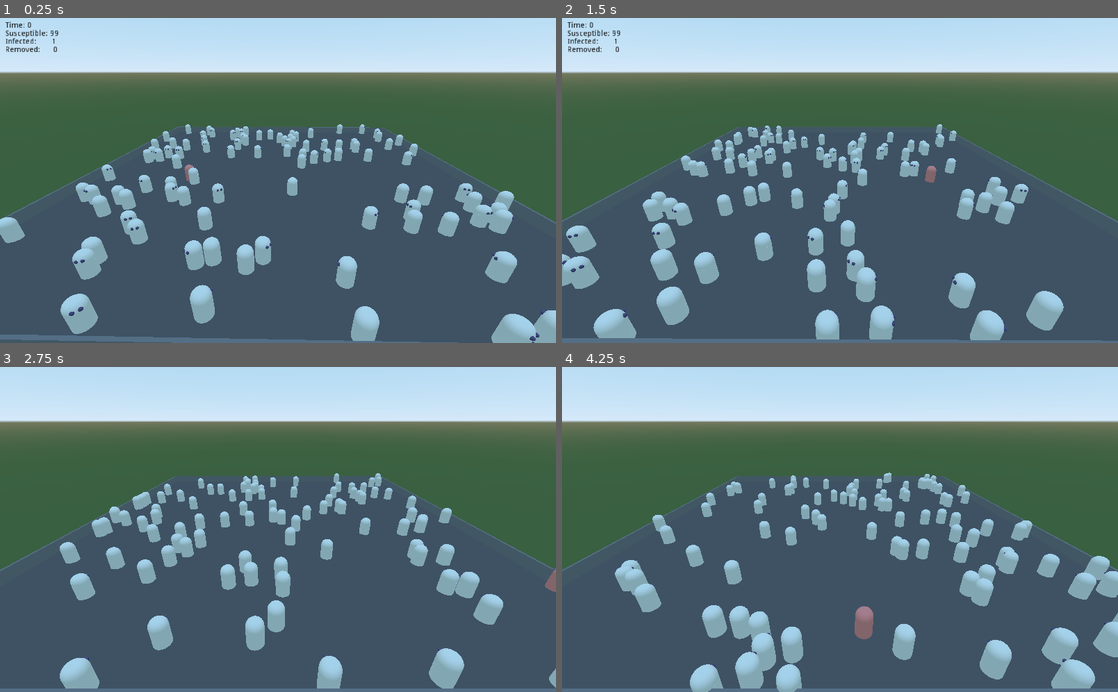
Above: before the commit, frames 1-4 (two rows, left to right).
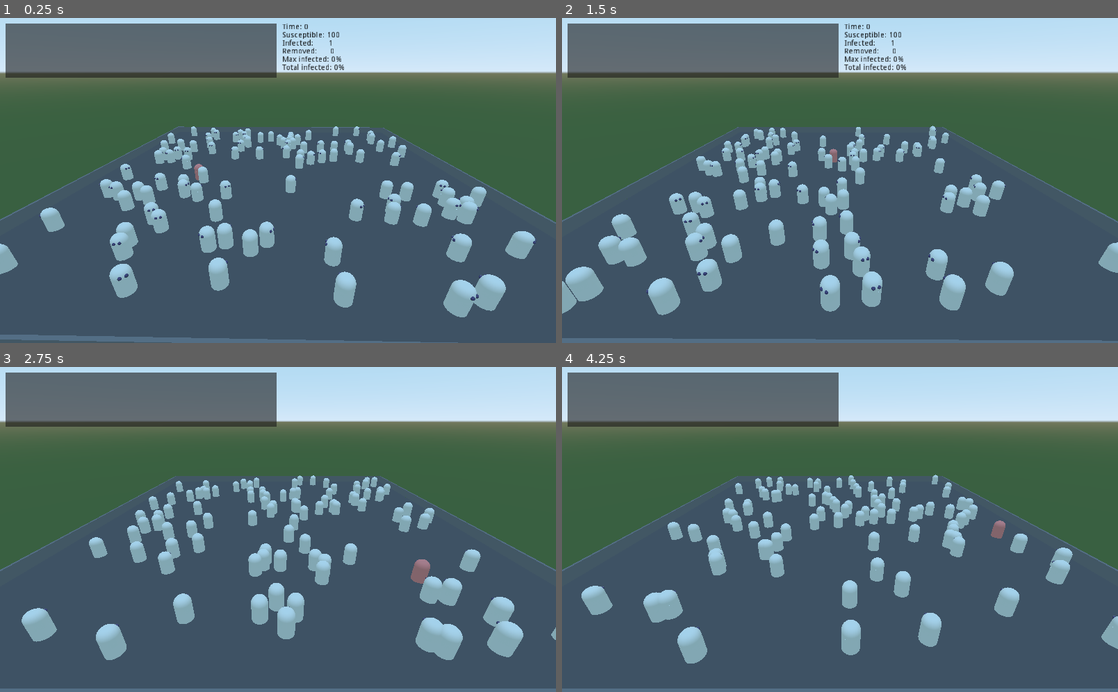
Above: after the commit, the same moments.

Repository: JontePonte/Hattifnatter
Game: Godot game, scene res://Main.tscn
Two runs of this game, one before a commit and one after it. Both use one fixed random seed, a clock stepped at 60 frames per second and the inputs below.
Inputs:
- Up to frame 1 (0.25 s): no input
- Up to frame 2 (1.5 s): tap Enter at 0.5, 1.35 s; hold Enter 0.53-1.28 s
- Up to frame 3 (2.75 s): hold Enter from 2.03 s (still down)
- Up to frame 4 (4.25 s): release Enter at 2.78 s; tap Enter at 2.85 s; hold Enter from 3.53 s (still down)

The runs differ from the first frame. In frame 1, 25% of the frame differs, in the area x 0-100%, y 1-100%; in frame 2, 24%; in frame 3, 23%; in frame 4, 26%, in the area x 1-100%, y 1-100%.

Commit message:
Better graph and information text

Diff:
--- a/GlobalVars.gd
+++ b/GlobalVars.gd
@@ -1,11 +1,8 @@
 extends Node
 
 # Total number of hattifnatts and how many of the start as infected
-var hatt_total_base = 100
-var hatt_inf_start_base = 1
-
-var hatt_total = hatt_total_base
-var hatt_inf_start = hatt_inf_start_base
+var hatt_total = 101
+var hatt_inf_start = 1
 
 # Variables for hattifnatt movement
 var hatt_prob_acc_change_percent = 50
@@ -32,15 +29,23 @@
 var graph_height = 100
 var graph_width = 500
 var graph_column_width = 2
+var graph_marg_x = 10
+var graph_marg_y = 10
 
-var color_graph_sus = Color(0.1,  0.1,  0.1)
-var color_graph_inf = Color(0.8,  0.3,  0.3)
-var color_graph_rem = Color(0.3,  0.3,  0.8)
+var color_graph_sus = Color(0.1,  0.1,  0.1, 0.6)
+var color_graph_inf = Color(0.8,  0.3,  0.3, 0.6)
+var color_graph_rem = Color(0.3,  0.3,  0.8, 0.6)
 
 # Variables for the different hattifnatt states
 var hatt_sus = hatt_total
 var hatt_inf = 0
 var hatt_rem = 0
+
+# Vars for population information
+var inf_percent = 0
+var sus_percent = 0
+var rem_percent = 0
+var inf_percent_max = 0
 
 # Clock variable (count up ~ every second)
 var time = 0
@@ -48,10 +53,6 @@
 # Need this to reset all variables. Probalbly a cleaner solution out there
 func reset_all():
 	# Initial values for simulation
-	hatt_total = hatt_total_base
-	hatt_inf_start = hatt_inf_start_base
-
-	# Variables for the different hattifnatt states
 	hatt_sus = hatt_total
 	hatt_inf = 0
 	hatt_rem = 0
--- a/Main.gd
+++ b/Main.gd
@@ -13,7 +13,9 @@
 		var scene = load("res://Hattifnatt.tscn")
 		var scene_instance = scene.instance()
 		scene_instance.set_name(str(i))
-		scene_instance.translate(Vector3((0.5-randf())*GlobalVars.floor_size_x,0,(0.5-randf())*GlobalVars.floor_size_z))
+		var hatt_pos_x = (0.5-randf()) * GlobalVars.floor_size_x * 0.9
+		var hatt_pos_z = (0.5-randf()) * GlobalVars.floor_size_z * 0.9
+		scene_instance.translate(Vector3(hatt_pos_x, 0, hatt_pos_z))
 		add_child(scene_instance)
 		if i < GlobalVars.hatt_inf_start:
 			scene_instance.become_infected()
@@ -35,3 +37,11 @@
 		# Update graph if not all infected hattifnatts have been removed
 		if not ($Graph.column_counter >= $Graph.column_counter_max and GlobalVars.hatt_inf == 0):
 			$Graph.graph_update()
+
+		# Update the percentent of hattifnatts susceptible and infected
+		GlobalVars.sus_percent = stepify(100 * (float(GlobalVars.hatt_sus) / GlobalVars.hatt_total), 0.1)
+		GlobalVars.inf_percent = stepify(100 * (float(GlobalVars.hatt_inf) / GlobalVars.hatt_total), 0.1)
+		GlobalVars.rem_percent = stepify(100 * (float(GlobalVars.hatt_rem) / GlobalVars.hatt_total), 0.1)
+		# Update max infected percent if infected percent is higher
+		if GlobalVars.inf_percent >= GlobalVars.inf_percent_max:
+			GlobalVars.inf_percent_max = GlobalVars.inf_percent
--- a/NumberDisp.gd
+++ b/NumberDisp.gd
@@ -7,11 +7,13 @@
 var sus = "Susceptible: "
 var inf = "Infected:       "
 var rem = "Removed:      "
-
+var inf_max = "Max infected: "
+var inf_total = "Total infected: "
 
 func _ready():
 	# Load global variables
 	var GlobalVars = get_node("/root/GlobalVars")
+	set_position(Vector2(GlobalVars.graph_marg_x*2 + GlobalVars.graph_width, GlobalVars.graph_marg_y))
 
 func _process(delta):
 	# Attach the numbers to each string
@@ -19,6 +21,8 @@
 	sus = "Susceptible: " + str(GlobalVars.hatt_sus)
 	inf = "Infected:       " + str(GlobalVars.hatt_inf)
 	rem = "Removed:      " + str(GlobalVars.hatt_rem)
+	inf_max = "Max infected: " + str(GlobalVars.inf_percent_max) + "%"
+	inf_total = "Total infected: " + str(GlobalVars.inf_percent + GlobalVars.rem_percent) + "%"
 
 	# Clear the window and print the test
 	clear()
@@ -30,3 +34,7 @@
 	add_text(inf)
 	newline()
 	add_text(rem)
+	newline()
+	add_text(inf_max)
+	newline()
+	add_text(inf_total)
--- a/graph/Column.gd
+++ b/graph/Column.gd
@@ -11,9 +11,9 @@
 var graph_height = GlobalVars.graph_height
 
 # Column colors
-var color_S = GlobalVars.color_hatt_sus
-var color_I = GlobalVars.color_hatt_inf
-var color_R = GlobalVars.color_hatt_rem
+var color_S = GlobalVars.color_graph_sus
+var color_I = GlobalVars.color_graph_inf
+var color_R = GlobalVars.color_graph_rem
 
 # The number of seconds the column has been visable
 var visable_counter = 0
--- a/graph/Graph.gd
+++ b/graph/Graph.gd
@@ -9,6 +9,13 @@
 var column_counter_max = graph_width / column_width
 var column_counter = 0
 
+# Back panel
+var back_x1 = GlobalVars.graph_marg_x
+var back_y1 = GlobalVars.graph_marg_y
+var back_x2 = GlobalVars.graph_width
+var back_y2 = GlobalVars.graph_height
+var back_panel = Rect2(Vector2(back_x1, back_y1), Vector2(back_x2, back_y2))
+
 # Called when the node enters the scene tree for the first time.
 func _ready():
 	var GlobalVars = get_node("/root/GlobalVars")
@@ -17,15 +24,19 @@
 func graph_update():
 	var scene = load("res://graph/Column.tscn")
 	var scene_instance = scene.instance()
-	scene_instance.set_position(Vector2(1000,10))
+	scene_instance.set_position(Vector2(GlobalVars.graph_marg_x+GlobalVars.graph_width,GlobalVars.graph_marg_y))
 	add_child(scene_instance)
 
 	for column in get_children():
-		pos = column.get_position()
-		column.set_position(Vector2(pos.x-column_width, pos.y))
-		if column.visable_counter > column_counter_max:
-			column.queue_free()
-		column.visable_counter += 1
+		if not column.get_name() == "BackPanel":
+			pos = column.get_position()
+			column.set_position(Vector2(pos.x-column_width, pos.y))
+			if column.visable_counter > column_counter_max:
+				column.queue_free()
+			column.visable_counter += 1
 
 	# Count the number of times the graph has been updated
 	column_counter += 1
+
+func _draw():
+	draw_rect(back_panel, GlobalVars.color_graph_sus)
